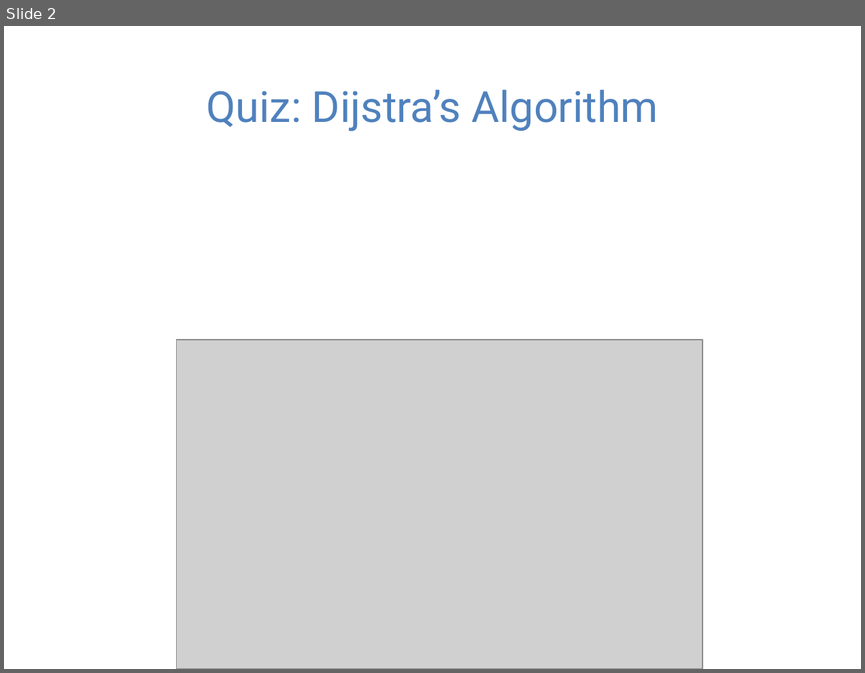
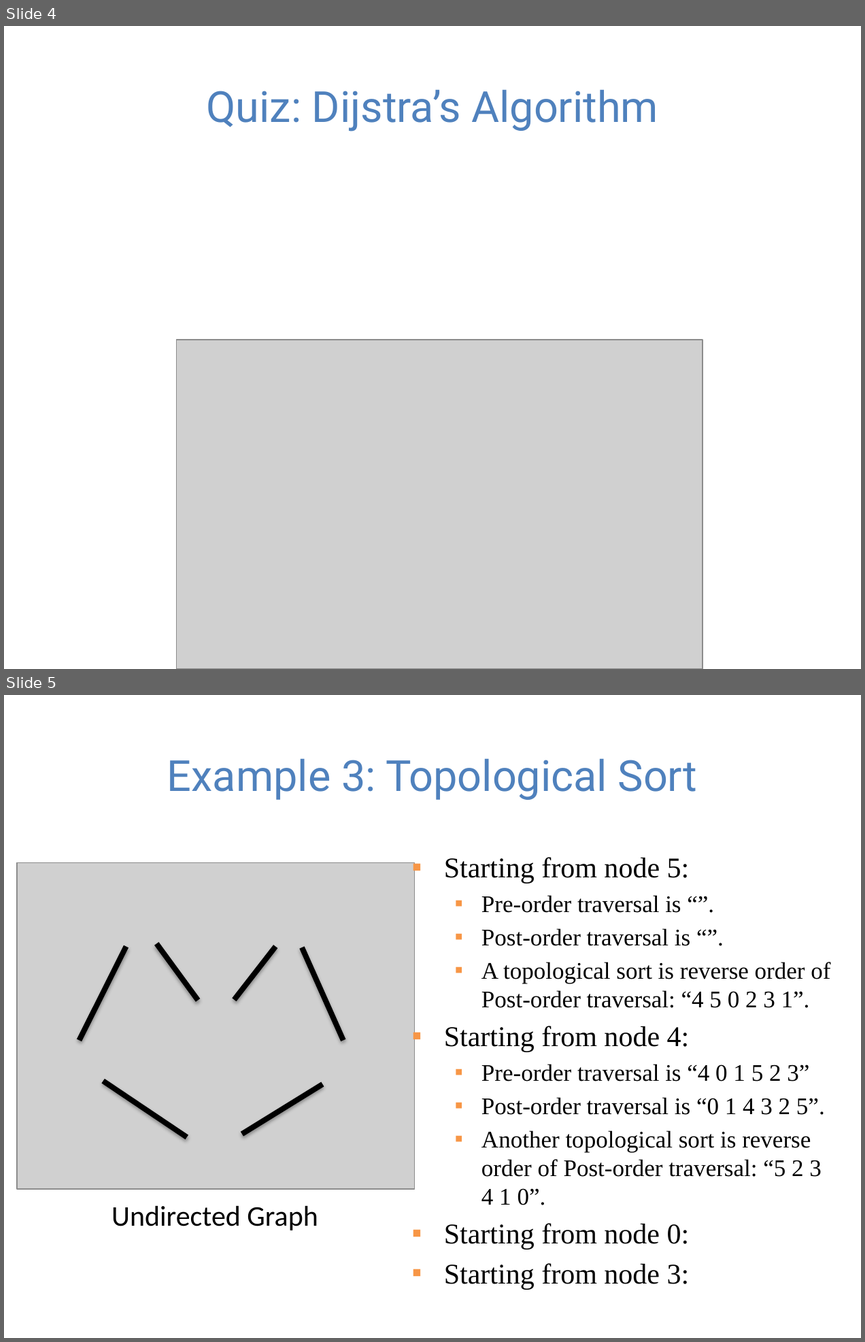
Before and after one commit to guhofstra/CSC111Fa25, a slide deck: PPTs/Quiz/Deleted.pptx. Shown one above the other, each under a label of ours: slide 2 before the commit, slides 4 and 5 after it. The pictures are 865x673 and 865x1342 pixels, drawn with LibreOffice and Linux fonts; fonts in the diff are those of the drawing; grey boxes stand for pictures. Boxes give left, top, right and bottom in pixels: in the first picture for what was removed or moved away, otherwise in the second. Text is boxed around its words. In the diff, an @@ line names an element or a change of style, - is before the commit and + after.

```diff
--- a/PPTs/Quiz/Deleted.pptx
+++ b/PPTs/Quiz/Deleted.pptx
@@ slide 5 added at bbox=[4, 695, 861, 1338], background #FFFFFF @@
@@ title added at bbox=[167, 758, 698, 800], 36 pt, text #4F81BD @@
+Example 3: Topological Sort
@@ text added at bbox=[444, 857, 830, 1249], 20 pt, text #000000 @@
+▪ Starting from node 5:
+  ▪ Pre-order traversal is “”.
+  ▪ Post-order traversal is “”.
+  ▪ A topological sort is reverse order of Post-order traversal: “4 5 0 2 3 1”.
+▪ Starting from node 4:
+  ▪ Pre-order traversal is “4 0 1 5 2 3”
+  ▪ Post-order traversal is “0 1 4 3 2 5”.
+  ▪ Another topological sort is reverse order of Post-order traversal: “5 2 3 4 1 0”.
+▪ Starting from node 0:
+▪ Starting from node 3:
@@ picture added at bbox=[17, 863, 415, 1189] @@
@@ line added from (126, 946) to (79, 1040), #000000 4.5 pt @@
@@ line added from (156, 943) to (198, 1000), #000000 4.5 pt @@
@@ line added from (275, 946) to (235, 999), #000000 4.5 pt @@
@@ line added from (302, 947) to (343, 1040), #000000 4.5 pt @@
@@ line added from (103, 1081) to (186, 1137), #000000 4.5 pt @@
@@ line added from (323, 1084) to (242, 1134), #000000 4.5 pt @@
@@ text added at bbox=[111, 1205, 317, 1230], 24 pt, text #000000 @@
+Undirected Graph
@@ what was slide 2 is now slide 4 @@
```
Also in this commit, not shown: 2 other slides added, 4 other files.
